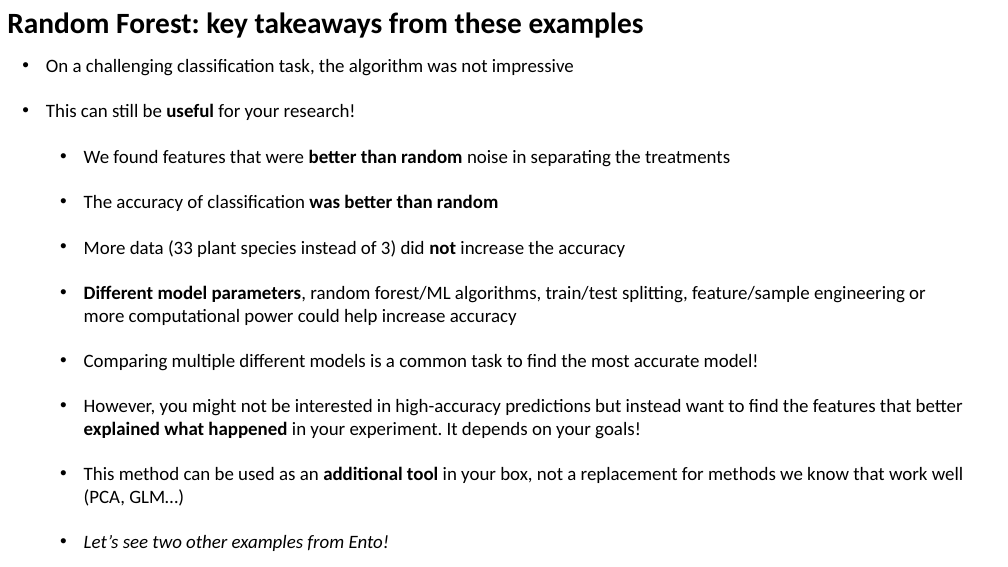
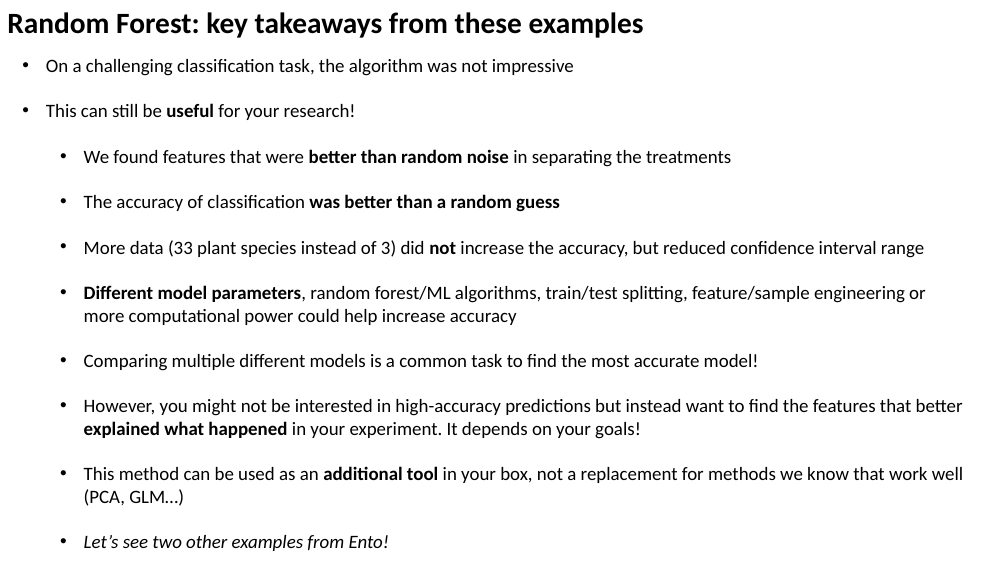
Before and after one commit to PedroBeschoren/RandomForestExample, a slide deck: slide 13 of Docs/RandomForestExample.pptx. Drawn at 1008x567 pixels with LibreOffice and Linux fonts; fonts in the diff are those of the drawing. Boxes give left, top, right and bottom in pixels: in the first picture for what was removed or moved away, otherwise in the second. Text is boxed around its words. In the diff, an @@ line names an element or a change of style, - is before the commit and + after.

```diff
--- a/Docs/RandomForestExample.pptx
+++ b/Docs/RandomForestExample.pptx
@@ text at (84, 149, 731, 167): bold on in "noise" @@
@@ text at (84, 194, 924, 258): text changed @@
-  • The accuracy of classification was better than random
-  • More data (33 plant species instead of 3) did not increase the accuracy
+  • The accuracy of classification was better than a random guess
+  • More data (33 plant species instead of 3) did not increase the accuracy, but reduced confidence interval range
```
Also in this commit, not shown: 11 other slides changed.
